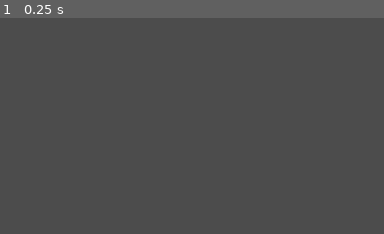
Above: before the commit, frame 1.
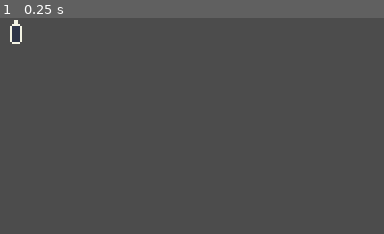
Above: after the commit, the same moment.

Repository: CodePidgy/Time-Step
Game: Godot game, scene res://src/Main/Game.tscn
The game is run twice, just before and just after one commit, with the same random seed, the same clock (stepped at 60 frames per second) and the same inputs.
Inputs:
- Up to frame 1 (0.25 s): no input
The pictures show only the part of the screen within x 0-50%, y 0-50%; the shares and areas given below are measured in that part.

The runs differ from the first frame. In frame 1, 0.3% of the frame differs, in the area x 2-6%, y 0-13%.

Commit message:
Create Battery UI

Diff:
--- /dev/null
+++ b/src/Interface/BatteryUI.gd
@@ -0,0 +1,28 @@
+extends Control
+
+var battery_3_cell = load("res://assets/art/ui/battery 3 cell/battery 3 cell1.png")
+var battery_1_cell = load("res://assets/art/ui/battery 1 cell/battery 1 cell1.png")
+
+var charge = 0
+var max_charge = 0
+var num_1_cells = 0
+var num_3_cells = 0
+
+
+func reset():
+	for i in get_children():
+		i.set_texture(null)
+
+	max_charge = Globals.GAME.num_enemies
+
+	num_3_cells = max_charge / 3
+	num_1_cells = max_charge - num_3_cells * 3
+
+	var current_battery = 1
+	for _i in range(num_3_cells):
+		get_node("Battery" + str(current_battery)).set_texture(battery_3_cell)
+		current_battery += 1
+
+	for _i in range(num_1_cells):
+		get_node("Battery" + str(current_battery)).set_texture(battery_1_cell)
+		current_battery += 1
--- /dev/null
+++ b/src/Interface/BatteryUI.tscn
@@ -0,0 +1,74 @@
+[gd_scene load_steps=2 format=2]
+
+[ext_resource path="res://src/Interface/BatteryUI.gd" type="Script" id=1]
+
+[node name="BatteryUI" type="Control"]
+margin_right = 384.0
+margin_bottom = 216.0
+script = ExtResource( 1 )
+__meta__ = {
+"_edit_use_anchors_": false
+}
+
+[node name="Battery1" type="TextureRect" parent="."]
+margin_right = 16.0
+margin_bottom = 16.0
+__meta__ = {
+"_edit_use_anchors_": false
+}
+
+[node name="Battery2" type="TextureRect" parent="."]
+margin_left = 16.0
+margin_right = 32.0
+margin_bottom = 16.0
+__meta__ = {
+"_edit_use_anchors_": false
+}
+
+[node name="Battery3" type="TextureRect" parent="."]
+margin_left = 32.0
+margin_right = 48.0
+margin_bottom = 16.0
+__meta__ = {
+"_edit_use_anchors_": false
+}
+
+[node name="Battery4" type="TextureRect" parent="."]
+margin_left = 48.0
+margin_right = 64.0
+margin_bottom = 16.0
+__meta__ = {
+"_edit_use_anchors_": false
+}
+
+[node name="Battery5" type="TextureRect" parent="."]
+margin_left = 64.0
+margin_right = 80.0
+margin_bottom = 16.0
+__meta__ = {
+"_edit_use_anchors_": false
+}
+
+[node name="Battery6" type="TextureRect" parent="."]
+margin_left = 80.0
+margin_right = 96.0
+margin_bottom = 16.0
+__meta__ = {
+"_edit_use_anchors_": false
+}
+
+[node name="Battery7" type="TextureRect" parent="."]
+margin_left = 96.0
+margin_right = 112.0
+margin_bottom = 16.0
+__meta__ = {
+"_edit_use_anchors_": false
+}
+
+[node name="Battery8" type="TextureRect" parent="."]
+margin_left = 112.0
+margin_right = 128.0
+margin_bottom = 16.0
+__meta__ = {
+"_edit_use_anchors_": false
+}
--- a/src/Main/Game.gd
+++ b/src/Main/Game.gd
@@ -2,6 +2,7 @@
 
 
 onready var CLONE = preload("res://src/Actor/Orb/Orb.tscn")
+onready var BATTERY_UI = $CanvasLayer2/BatteryUI
 onready var SWITCHLEVEL_TIMER = $SwitchLevel
 onready var TIMER = $Timer
 onready var TIMER_UI = $CanvasLayer/UI/Label
@@ -58,6 +59,7 @@
 		num_enemies = level
 		level_time += 2
 	add_child(_load_next_level())
+	BATTERY_UI.reset()
 
 	TIMER.set_paused(false)
 	TIMER.stop()
--- a/src/Main/Game.tscn
+++ b/src/Main/Game.tscn
@@ -1,7 +1,8 @@
-[gd_scene load_steps=4 format=2]
+[gd_scene load_steps=5 format=2]
 
 [ext_resource path="res://src/Main/Game.gd" type="Script" id=1]
 [ext_resource path="res://src/Interface/UI.tscn" type="PackedScene" id=2]
+[ext_resource path="res://src/Interface/BatteryUI.tscn" type="PackedScene" id=3]
 
 [sub_resource type="RectangleShape2D" id=1]
 extents = Vector2( 8, 112 )
@@ -42,5 +43,9 @@
 [node name="CanvasLayer" type="CanvasLayer" parent="."]
 
 [node name="UI" parent="CanvasLayer" instance=ExtResource( 2 )]
+
+[node name="CanvasLayer2" type="CanvasLayer" parent="."]
+
+[node name="BatteryUI" parent="CanvasLayer2" instance=ExtResource( 3 )]
 [connection signal="timeout" from="Timer" to="." method="no_more_time"]
 [connection signal="timeout" from="SwitchLevel" to="." method="go_to_next_level"]
Binary file removed: assets/art/ui/battery 1 cell sheet.png
Binary file added: assets/art/ui/battery 1 cell/battery 1 cell1.png
Binary file added: assets/art/ui/battery 1 cell/battery 1 cell2.png
Binary file removed: assets/art/ui/battery 3 cell sheet.png
Binary file added: assets/art/ui/battery 3 cell/battery 3 cell1.png
Binary file added: assets/art/ui/battery 3 cell/battery 3 cell2.png
Binary file added: assets/art/ui/battery 3 cell/battery 3 cell3.png
Binary file added: assets/art/ui/battery 3 cell/battery 3 cell4.png
